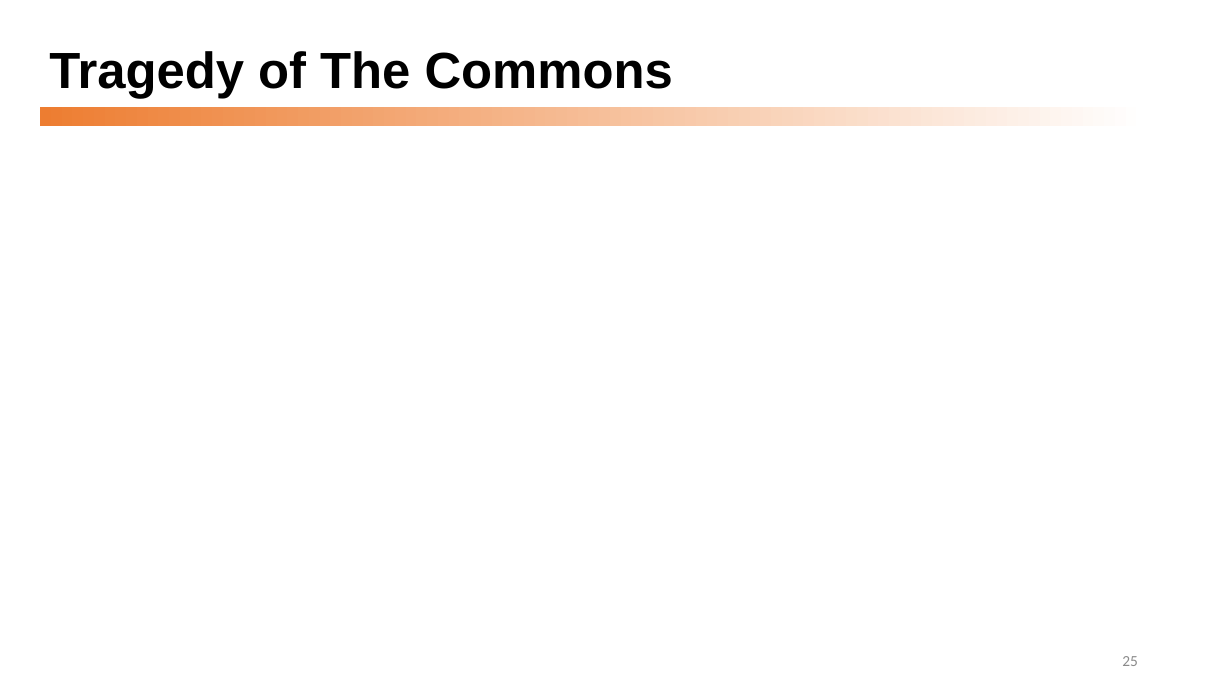
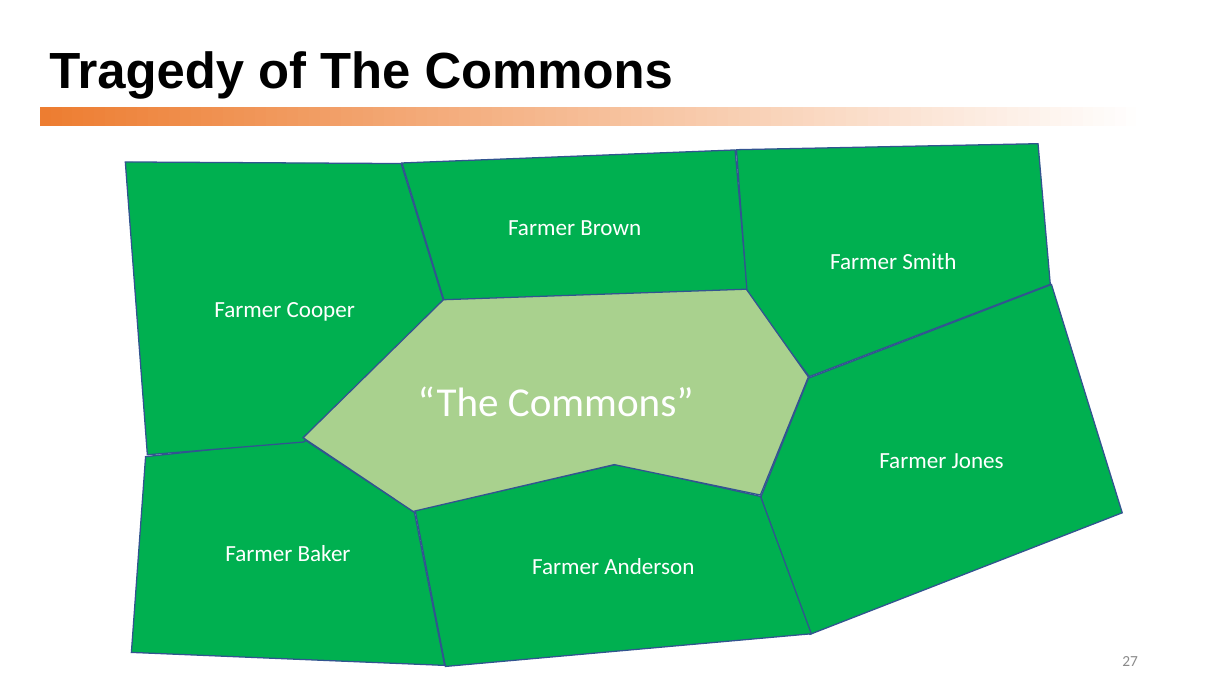
Before and after one commit to dmccreary/graph-systems-thinking, a slide deck: slide 27 of docs/presentations/Graph-Systems-Thinking-Half-Day-Workshop.pptx (slide 25 before the commit). Drawn at 1232x693 pixels with LibreOffice and Linux fonts; fonts in the diff are those of the drawing. Boxes give left, top, right and bottom in pixels: in the first picture for what was removed or moved away, otherwise in the second. Text is boxed around its words. In the diff, an @@ line names an element or a change of style, - is before the commit and + after.

```diff
--- a/docs/presentations/Graph-Systems-Thinking-Half-Day-Workshop.pptx
+++ b/docs/presentations/Graph-Systems-Thinking-Half-Day-Workshop.pptx
@@ freeform shape added at <box>737,144,1051,377</box>, fill #00B050, outline #325491 1 pt, 18 pt, text #FFFFFF @@
+Farmer Smith
@@ freeform shape added at <box>126,162,445,455</box>, fill #00B050, outline #325491 1 pt, 18 pt, text #FFFFFF @@
+Farmer Cooper
@@ freeform shape added at <box>402,150,748,301</box>, fill #00B050, outline #325491 1 pt, 18 pt, text #FFFFFF @@
+Farmer Brown
@@ freeform shape added at <box>303,289,809,512</box>, fill #A9D18E, outline #325491 1 pt, 32 pt, text #FFFFFF @@
+“The Commons”
@@ freeform shape added at <box>761,285,1122,635</box>, fill #00B050, outline #325491 1 pt, 18 pt, text #FFFFFF @@
+Farmer Jones
@@ freeform shape added at <box>131,440,445,665</box>, fill #00B050, outline #325491 1 pt, 18 pt, text #FFFFFF @@
+Farmer Baker
@@ freeform shape added at <box>415,464,811,666</box>, fill #00B050, outline #325491 1 pt, 18 pt, text #FFFFFF @@
+Farmer Anderson
@@ page number at <box>1122,656,1138,666</box>: text changed @@
-25
+27
```
Also in this commit, not shown: 8 other slides changed, 9 slides added.
